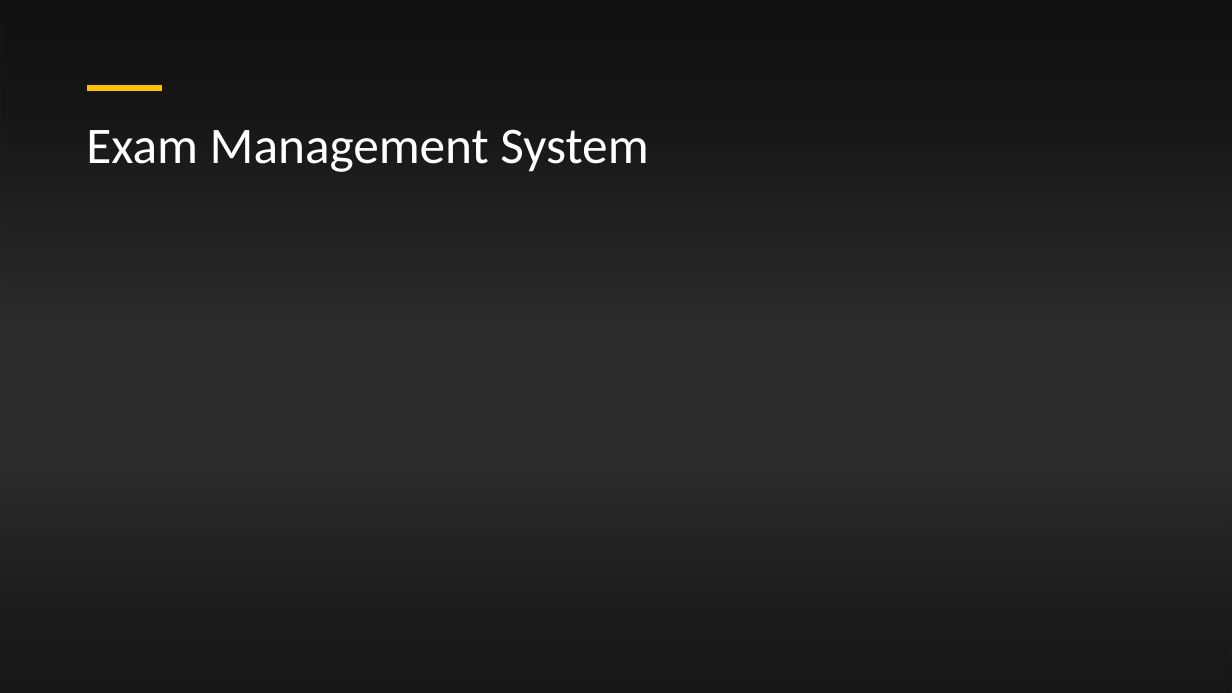
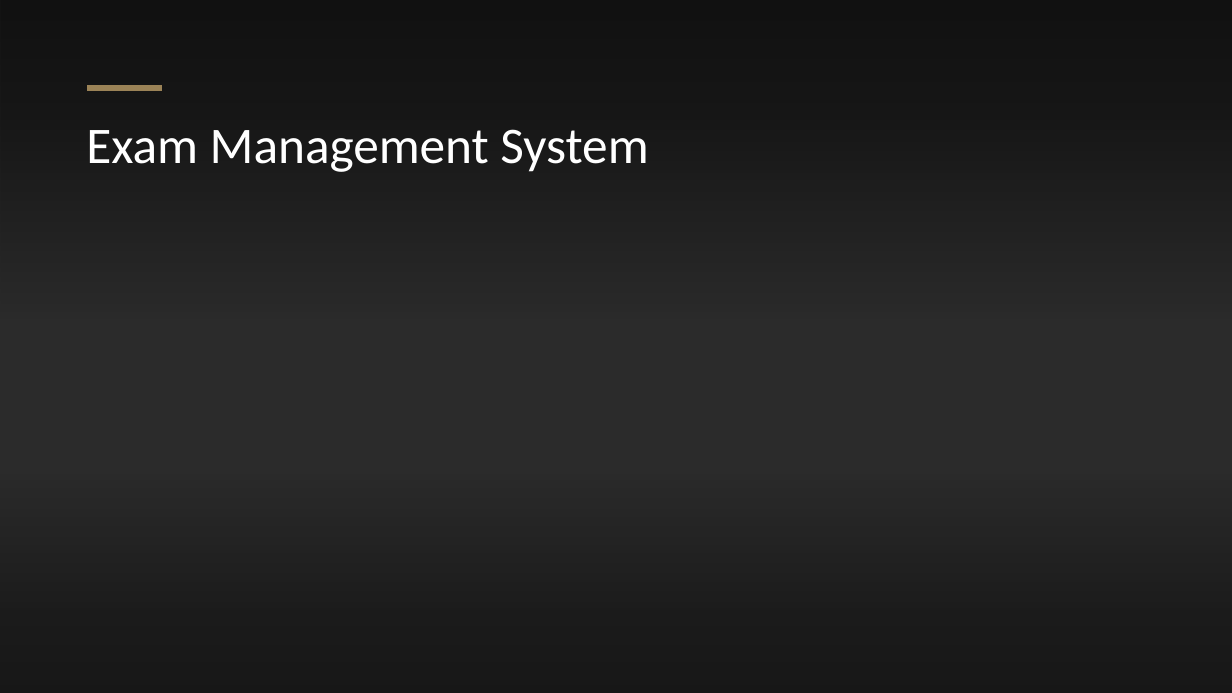
Before and after one commit to RoiTief/Exam-Management-System, a slide deck: slide 1 of docs/Proof of concept presentation.pptx. Drawn at 1232x693 pixels with LibreOffice and Linux fonts; fonts in the diff are those of the drawing; background and template pictures are left out; a plain dark background stands for a picture behind light text. Boxes give left, top, right and bottom in pixels: in the first picture for what was removed or moved away, otherwise in the second. Text is boxed around its words. In the diff, an @@ line names an element or a change of style, - is before the commit and + after.

```diff
--- a/docs/Proof of concept presentation.pptx
+++ b/docs/Proof of concept presentation.pptx
@@ line (88, 88) - (162, 88): stroke #FFC000 4.5 pt to #9B8357 4.5 pt @@
```
Also in this commit, not shown: 10 other slides changed, 7 slides added.
